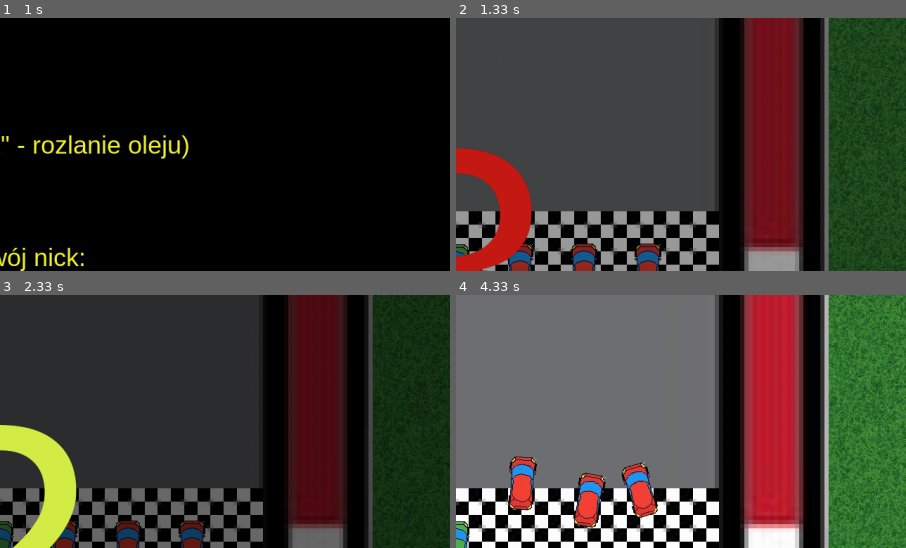
Above: before the commit, frames 1-4 (two rows, left to right).
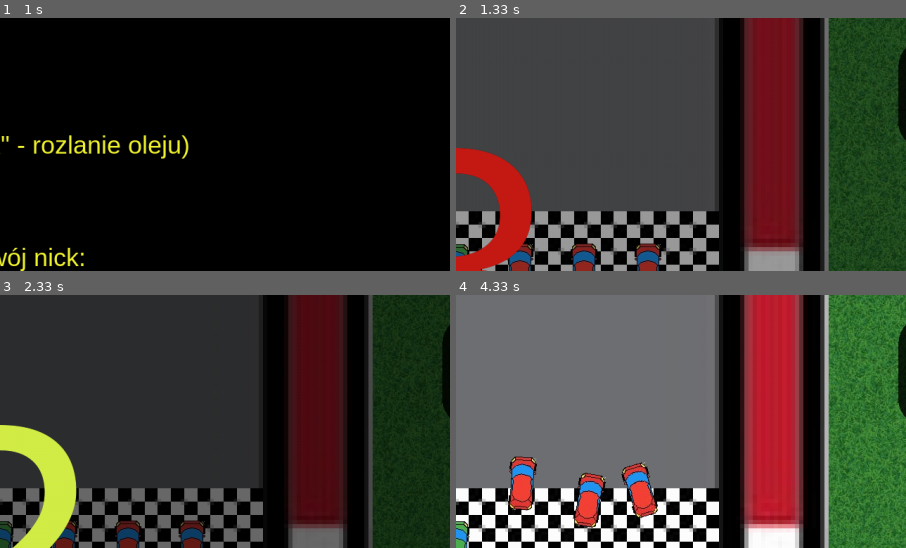
Above: after the commit, the same moments.

Repository: PiotrFurtak/Motorola
Game: pygame game, started from Main.py
Two runs of this game, one before a commit and one after it. Both use one fixed random seed, a clock stepped at 60 frames per second and the inputs below.
Inputs (mouse positions are % of the whole screen's width and height, from its top left):
- Up to frame 1 (1 s): tap Space at 0.33 s; click (19, 83) at 0.72 s
- Up to frame 2 (1.33 s): click (50, 77) at 1.05 s
- Up to frame 3 (2.33 s): no input
- Up to frame 4 (4.33 s): no input
The pictures show only the part of the screen within x 50-100%, y 0-50%; the shares and areas given below are measured in that part.

Frame 1 is identical in both runs. In frame 2, 0.6% of the frame differs, in the area x 98-100%, y 11-49%; in frame 3, 0.5%; in frame 4, 0.6%.

Commit message:
Minimapa, zmiana w bocie 4

Diff:
--- a/Game.py
+++ b/Game.py
@@ -56,6 +56,10 @@
         self.sorted_cars = []
         self.car_names = {0:self.PLAYER_NICK,1:"Bot1",2:"Bot2",3:"Bot3",4:"Bot4"}
         self.is_countdown_finished = False
+        self.red_point = pygame.image.load("imgs/point.png")
+        self.red_point.fill((255,0,0))
+        self.green_point = pygame.image.load("imgs/point.png")
+        self.green_point.fill((0,255,0))
         self.game_loop()  # Zaczynamy grę
 
 
@@ -156,6 +160,7 @@
         surface.blit(oil_cooldown,(self.WINDOW_WIDTH*7//10+35,self.WINDOW_HEIGHT//2+27))
 
         self.window.blit(surface,(0,0)) # Na końcu rysujemy pomocniczą powierzchnię na rzeczywistym ekranie
+        self.draw_minimap()
 
 
 
@@ -238,3 +243,29 @@
             pygame.display.update() # Aktualizacja na ekranie
             if not self.is_countdown_finished: self.countdown() # Wywołaj funkcję tylko jeśli jej nie wywoływaliśmy wcześniej
             self.clock.tick(60) # Ustawiamy FPS na 60
+
+    def draw_minimap(self):
+        minimap = pygame.surface.Surface((600,400),pygame.SRCALPHA)
+        factor = 0.05
+        for oTrack in self.track:
+            img = pygame.transform.scale_by(oTrack.image,factor)
+            img = pygame.mask.from_surface(img)
+            img = img.to_surface(setcolor=(0,0,0,200),unsetcolor=(0,0,0,0))
+            x,y = oTrack.coords
+            x *= factor
+            y *= factor
+            minimap.blit(img,(x+300-390*factor,y+150-390*factor))
+        for oCar in self.allCars:
+            x,y = oCar.coords
+            x *= factor
+            y *= factor
+            if oCar == self.player:
+                minimap.blit(self.green_point,(x+300,y+150))
+            else:
+                minimap.blit(self.red_point,(x+300,y+150))
+        if self.CHOSEN_LEVEL == 1:
+            self.window.blit(minimap,(1100,-50))
+        elif self.CHOSEN_LEVEL == 2:
+            self.window.blit(minimap,(1000,0))
+        else:
+            self.window.blit(minimap,(1100,0))
--- a/ai.py
+++ b/ai.py
@@ -61,8 +61,8 @@
                 player_pixel_values = self.find_pixel_values(self.player.coords)
                 if player_pixel_values == None:
                     value = -0.03*(y)**2+150+x
-                elif player_pixel_values[0]+20 < x:
-                    value = -0.03*(y-player_pixel_values[1])**2+150+x # Jak jest przed graczem, to jedź centralnie przed nim
+                elif player_pixel_values[0]+20 < x < player_pixel_values[0]+1200:
+                    value = -0.03*(y-player_pixel_values[1])**2+150+x # Jak jest tuż przed graczem, to jedź centralnie przed nim
                 else:
                     value = -0.03*(y)**2+150+x # W przeciwnym razie jedź środkiem
 
